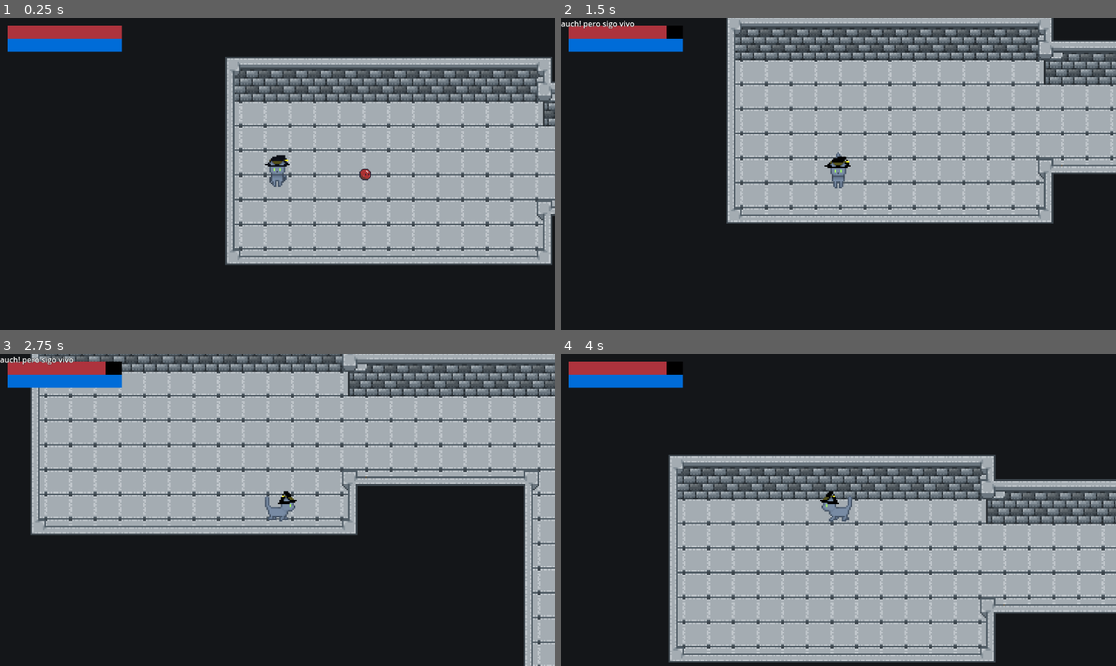
Above: before the commit, frames 1-4 (two rows, left to right).
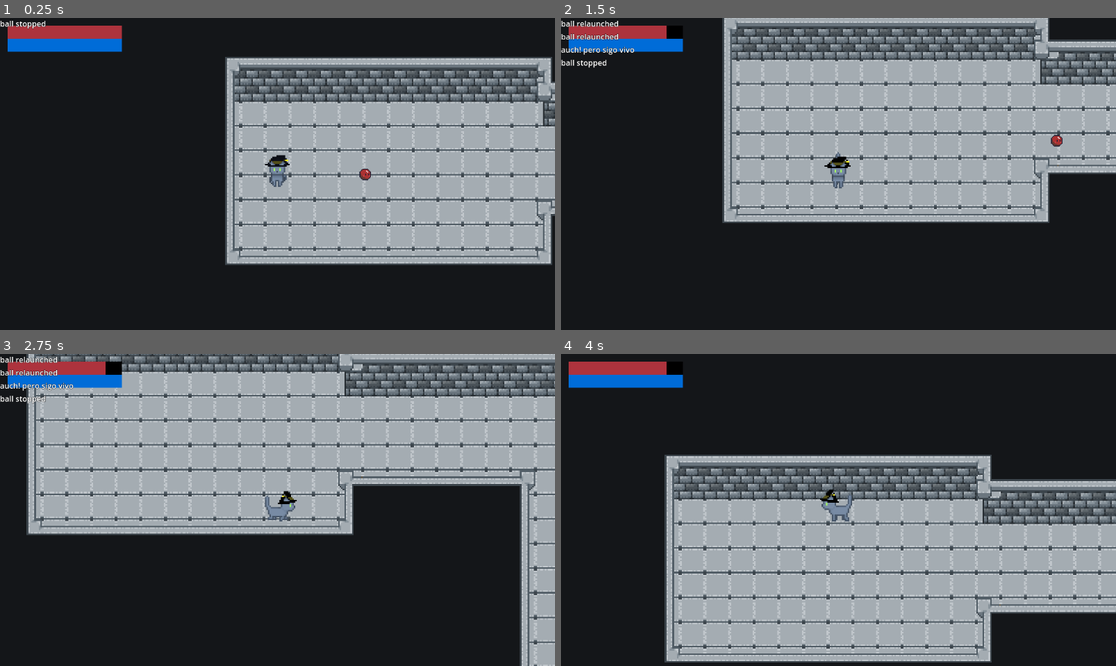
Above: after the commit, the same moments.

Repository: pablocoop/CC5408-Proyecto
Game: Godot game, scene res://scenes/level_1.tscn
The game is run twice, just before and just after one commit, with the same random seed, the same clock (stepped at 60 frames per second) and the same inputs. This scene is started directly instead of the project's main scene.
Inputs (mouse positions are in pixels of both pictures, inside the frame that each line leads up to):
- Up to frame 1 (0.25 s): no input
- Up to frame 2 (1.5 s): move the mouse to (960, 158) at 0.52 s; hold D (move_right) 0.53-1.28 s; tap Space (attack) at 0.6 s; move the mouse to (727, 189) at 1.27 s; hold S (move_down) from 1.28 s (still down); right-click (727, 189) at 1.35 s
- Up to frame 3 (2.75 s): move the mouse to (333, 441) at 2.02 s; release S (move_down) at 2.03 s; hold D (move_right) from 2.03 s (still down); tap Space (attack) at 2.1 s
- Up to frame 4 (4 s): move the mouse to (810, 572) at 2.77 s; release D (move_right) at 2.78 s; hold W (move_up) 2.78-3.53 s; right-click (810, 572) at 2.85 s; move the mouse to (1005, 556) at 3.52 s; hold A (move_left) from 3.53 s (still down); tap Space (attack) at 3.6 s

The runs differ from the first frame. In frame 1, 0.1% of the frame differs, in the area x 0-9%, y 0-4%; in frame 2, 13%, in the area x 0-100%, y 0-66%; in frame 3, 12%; in frame 4, 11%.

Commit message:
feat: add code for level_1 and boss

Diff:
--- /dev/null
+++ b/scenes/level_1.gd
@@ -0,0 +1,56 @@
+extends Node2D
+
+@onready var ball: RigidBody2D = $Ball
+
+var current_time_scale := 1.0
+var target_time_scale := 1.0
+@export var smooth_transition_speed := 5.0
+#@onready var portal_1: Area2D = $Portal_1
+
+var enemy_count := 0
+
+func _ready():
+	# Busca enemigos al iniciar
+	for enemy in get_tree().get_nodes_in_group("enemies"):
+		enemy_count += 1
+		enemy.enemy_died.connect(_on_enemy_died)
+
+	# Portal oculto y no activo al inicio
+	#portal_1.hide()
+	#portal_1.ready_portal = 0
+
+	ball.ball_stopped.connect(_on_ball_stopped)
+	ball.ball_relaunched.connect(_on_ball_relaunched)
+	ball.ball_speed_changed.connect(_on_ball_speed_changed)  # Nueva conexión
+
+	_on_ball_stopped()  # Estado inicial
+
+func _process(delta: float) -> void:
+	current_time_scale = lerp(current_time_scale, target_time_scale, delta * smooth_transition_speed)
+	Engine.time_scale = current_time_scale
+
+func _on_ball_stopped():
+	Debug.log("ball stopped")
+	if get_tree():
+		for enemy in get_tree().get_nodes_in_group("enemies"):
+			enemy.pause_enemy()
+
+func _on_ball_relaunched():
+	Debug.log("ball relaunched")
+	if get_tree():
+		for enemy in get_tree().get_nodes_in_group("enemies"):
+			enemy.resume_enemy()
+
+func _on_ball_speed_changed(factor: float) -> void:
+	target_time_scale = factor
+	# (Opcional) Propaga también el factor a los enemigos,
+	# en caso de que quieras controlar ellos directamente:
+	for enemy in get_tree().get_nodes_in_group("enemies"):
+		enemy._on_slowmo_factor(factor)
+
+func _on_enemy_died():
+	enemy_count -= 1
+	print("☠️ Enemigo eliminado. Quedan:", enemy_count)
+	#if enemy_count <= 0:
+		#portal_1.show()
+		#portal_1.ready_portal = 1
--- a/scenes/level_1.tscn
+++ b/scenes/level_1.tscn
@@ -1,9 +1,11 @@
-[gd_scene load_steps=7 format=4 uid="uid://hqlvc3uaihot"]
+[gd_scene load_steps=9 format=4 uid="uid://hqlvc3uaihot"]
 
 [ext_resource type="Texture2D" uid="uid://bw8bej2xusaa0" path="res://assets/Farm Game Dungeon Cellar Tileset/RPG Maker/RPG Maker MZ (32x32)/tilesets/FG_Cellar_A5.png" id="1_014kd"]
+[ext_resource type="Script" uid="uid://bm732l3q5m45m" path="res://scenes/level_1.gd" id="1_fcfvj"]
 [ext_resource type="PackedScene" uid="uid://b66xtdsj4jkeg" path="res://scenes/player.tscn" id="2_bswci"]
 [ext_resource type="PackedScene" uid="uid://dfau8rmohhg3e" path="res://scenes/ball.tscn" id="3_4nkto"]
 [ext_resource type="PackedScene" uid="uid://cjo28e2ythbpe" path="res://scenes/skeleton.tscn" id="4_fcfvj"]
+[ext_resource type="PackedScene" uid="uid://c26uakq0r85nf" path="res://scenes/skeleton_2.tscn" id="5_4nkto"]
 
 [sub_resource type="TileSetAtlasSource" id="TileSetAtlasSource_bswci"]
 texture = ExtResource("1_014kd")
@@ -662,6 +664,7 @@
 sources/0 = SubResource("TileSetAtlasSource_bswci")
 
 [node name="Level1" type="Node2D"]
+script = ExtResource("1_fcfvj")
 
 [node name="TileMapLayer" type="TileMapLayer" parent="."]
 scale = Vector2(1.6, 1.6)
@@ -695,3 +698,7 @@
 [node name="Skeleton5" parent="." instance=ExtResource("4_fcfvj")]
 position = Vector2(1201, 2057)
 scale = Vector2(4, 4)
+
+[node name="Boss" parent="." instance=ExtResource("5_4nkto")]
+position = Vector2(4326, 2425)
+scale = Vector2(6, 6)
--- a/scenes/skeleton_2.tscn
+++ b/scenes/skeleton_2.tscn
@@ -1,6 +1,6 @@
-[gd_scene load_steps=38 format=3 uid="uid://c26uakq0r85nf"]
-
-[ext_resource type="Script" uid="uid://ce0ollls82mlt" path="res://scenes/skeleton.gd" id="1_62e87"]
+[gd_scene load_steps=39 format=3 uid="uid://c26uakq0r85nf"]
+
+[ext_resource type="Script" uid="uid://b4biuqxkvk28o" path="res://components/health_component.gd" id="1_62e87"]
 [ext_resource type="Texture2D" uid="uid://bem8cwrrwwma8" path="res://assets/Enemy_Animations_Set/enemies-skeleton2_attack.png" id="1_tme36"]
 [ext_resource type="Script" uid="uid://bo7j00nia4cku" path="res://components/hurtbox.gd" id="2_hnfra"]
 [ext_resource type="Texture2D" uid="uid://dhyp8fkrnubps" path="res://assets/Enemy_Animations_Set/enemies-skeleton1_death.png" id="3_62e87"]
@@ -12,6 +12,10 @@
 
 [sub_resource type="CapsuleShape2D" id="CapsuleShape2D_yxnco"]
 height = 20.0
+
+[sub_resource type="CapsuleShape2D" id="CapsuleShape2D_62e87"]
+radius = 7.0
+height = 16.0
 
 [sub_resource type="AnimationNodeAnimation" id="AnimationNodeAnimation_olr44"]
 animation = &"attack"
@@ -394,6 +398,8 @@
 target_position = Vector2(10, 0)
 
 [node name="Hurtbox" type="Area2D" parent="Pivot"]
+collision_layer = 4
+collision_mask = 8
 script = ExtResource("2_hnfra")
 metadata/_custom_type_script = "uid://bo7j00nia4cku"
 
@@ -401,10 +407,14 @@
 shape = SubResource("CapsuleShape2D_yxnco")
 
 [node name="Hitbox" type="Area2D" parent="Pivot"]
+collision_layer = 4
+collision_mask = 2
 script = ExtResource("3_baxx2")
 metadata/_custom_type_script = "uid://cpdtcih6dhwuq"
 
 [node name="CollisionShape2D" type="CollisionShape2D" parent="Pivot/Hitbox"]
+shape = SubResource("CapsuleShape2D_62e87")
+debug_color = Color(0.291226, 0.501466, 0.988733, 0.42)
 
 [node name="AnimationTree" type="AnimationTree" parent="."]
 tree_root = SubResource("AnimationNodeStateMachine_561qj")
@@ -418,3 +428,7 @@
 [node name="CollisionShape2D" type="CollisionShape2D" parent="."]
 position = Vector2(0, -1)
 shape = SubResource("CapsuleShape2D_hnfra")
+
+[node name="HealthComponent" type="Node" parent="."]
+script = ExtResource("1_62e87")
+metadata/_custom_type_script = "uid://b4biuqxkvk28o"
Not shown, added: scenes/level_1.gd.uid
